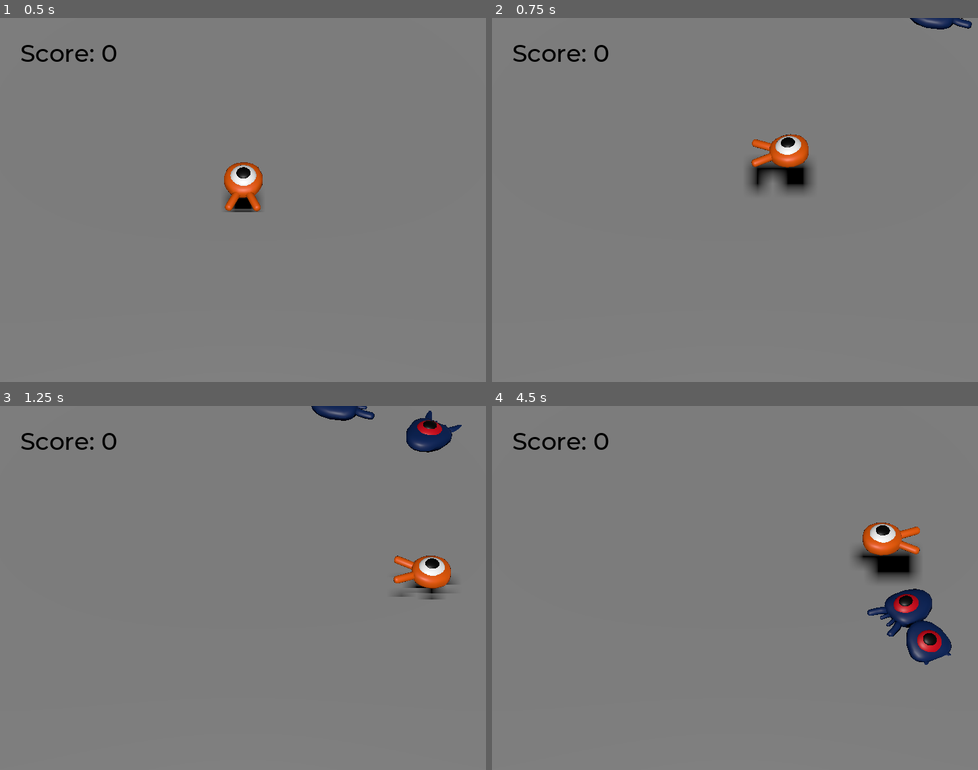
Above: before the commit, frames 1-4 (two rows, left to right).
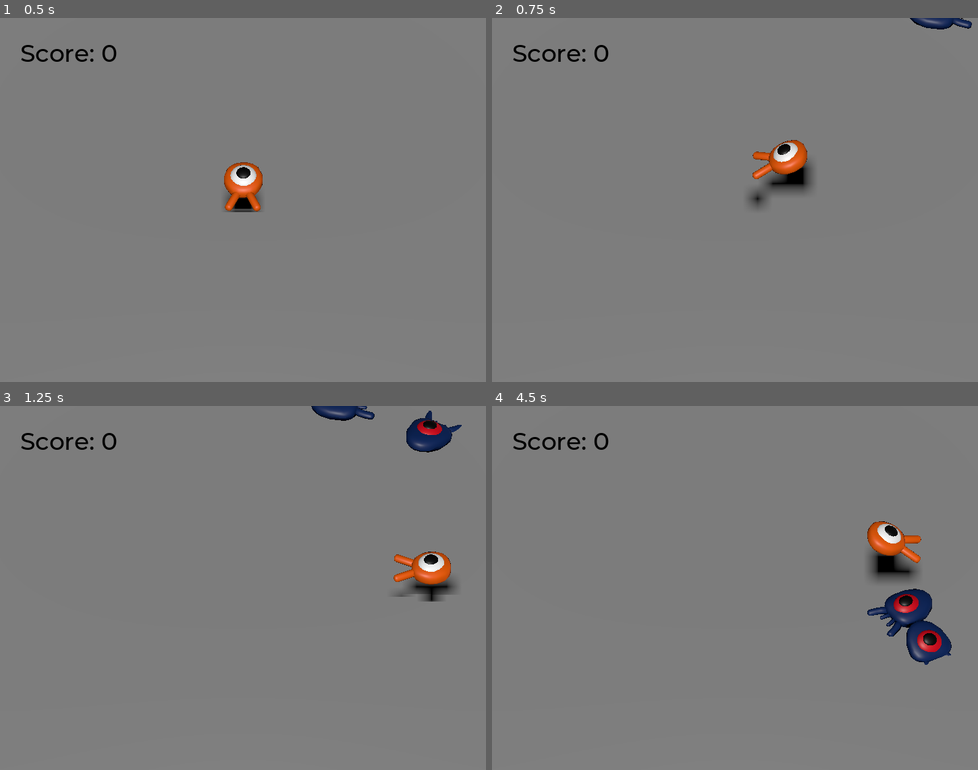
Above: after the commit, the same moments.

Repository: MovaUA/godot-squash-the-creep-3d
Game: Godot game, scene res://main.tscn
Two runs of this game, one before a commit and one after it. Both use one fixed random seed, a clock stepped at 60 frames per second and the inputs below.
Inputs:
- Up to frame 1 (0.5 s): no input
- Up to frame 2 (0.75 s): tap Enter (ui_accept) at 0.5 s; hold Right (move_right) from 0.53 s (still down); tap Space (jump) at 0.6 s
- Up to frame 3 (1.25 s): keep holding Right (move_right); tap Space (jump) at 0.77, 1.07 s
- Up to frame 4 (4.5 s): release Right (move_right) at 1.28 s; hold Down (move_back) 1.28-2.03 s; tap Space (jump) at 1.35, 1.52, 1.82, 2.1, 2.85, 3.02, 3.32, 3.6, 3.77, 4.07, 4.35 s; hold Right (move_right) 2.03-2.78 s; hold Up (move_forward) 2.78-3.53 s; hold Left (move_left) from 3.53 s (still down)

Frame 1 is identical in both runs. In frame 2, 1.3% of the frame differs, in the area x 52-66%, y 31-53%; in frame 3, 0.8%; in frame 4, 1.0%.

Commit message:
animate player

Diff:
--- a/player.gd
+++ b/player.gd
@@ -31,10 +31,16 @@
 	if Input.is_action_pressed("move_forward"):
 		direction.z -= 1
 
-	# Prevent diagonal moving fast
 	if direction != Vector3.ZERO:
+		# Prevent diagonal moving fast
 		direction = direction.normalized()
 		$Pivot.look_at(position + direction, Vector3.UP)
+
+		$AnimationPlayer.speed_scale = 4
+	else:
+		$AnimationPlayer.speed_scale = 1
+
+	$Pivot.rotation.x = PI / 6 * velocity.y / jump_impulse
 
 	# Ground Velocity
 	target_velocity.x = direction.x * speed
@@ -79,7 +85,6 @@
 func _on_mob_detector_body_entered(_body):
 	die()
 
-
 func die():
 	hit.emit()
 	queue_free()
